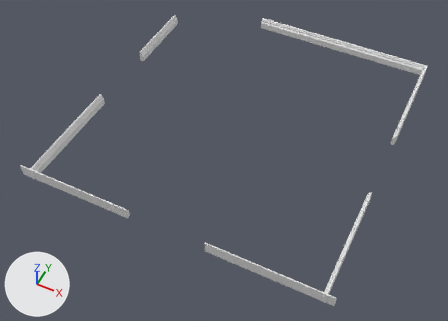
Before and after pictures for a commit that changed the FBX model Assets/Models/Environment/Kitchen/Layout/KitchenBaseBoard.fbx.
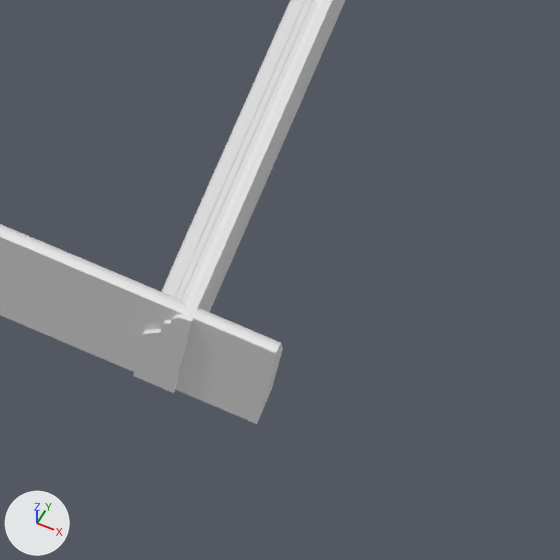
The first picture shows the older version from a 50 mm lens placed at (63.1, -66.4, 64.3), pointed at (36.1, -12.2, -3.3). The close-ups show the older and then the newer version on the part from 68% to 82% of the width and 81% to 100% of the height of that picture. Only the edits that show in the close-ups are written down. Every picture has the same lights, and +X, +Y and +Z are marked at lower left. Where no turn or scale is listed for an object, it has been applied to the vertices.

Before the edit, the objects in view are built like this:
```python
me_plane_090 = bpy.data.meshes.new('Plane.090')
me_plane_090.from_pydata(...)  # 320 vertices, 352 faces; spans x -0.5..0.0, y 0.8..17.5, z 0.0..1.7
# faces by material slot: [81, 95, 176]
me_plane_090.materials.append(mat_gradient)  # picture img_gradient_texture_palette_01_png
me_plane_090.materials.append(mat_lightorange)  # white #e7e7e7
me_plane_090.materials.append(mat_m_edgeline)  # white #e7e7e7
me_plane_094 = bpy.data.meshes.new('Plane.094')
me_plane_094.from_pydata(...)  # 320 vertices, 352 faces; spans x 0.8..17.5, y 0.0..0.5, z 0.0..1.7
# faces by material slot: [81, 95, 176]
me_plane_094.materials.append(mat_gradient)  # picture img_gradient_texture_palette_01_png
me_plane_094.materials.append(mat_lightorange)  # white #e7e7e7
me_plane_094.materials.append(mat_m_edgeline)  # white #e7e7e7
ob_walledge_002 = bpy.data.objects.new('WallEdge.002', me_plane_090)
ob_walledge_002.location = (57.64, -30.18, 0.02)
ob_walledge_007 = bpy.data.objects.new('WallEdge.007', me_plane_094)
ob_walledge_007.location = (41.16, -29.3, 0.02)
```
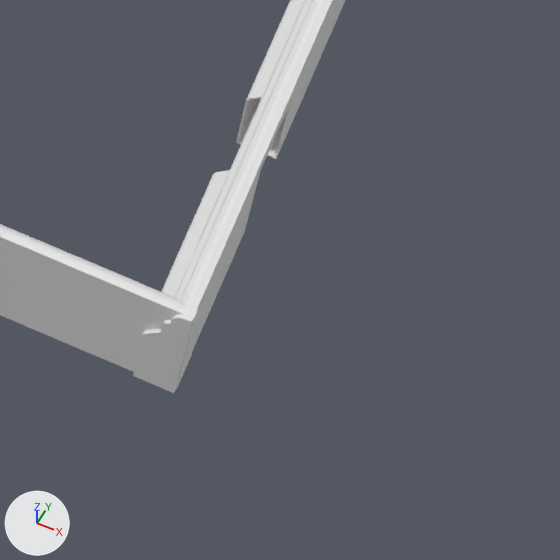
Where the newer file only moved an object's origin or applied its transform, the numbers keep the older frame.

Patch to the scene script:
```diff
--- a/Assets/Models/Environment/Kitchen/Layout/KitchenBaseBoard.fbx.py
+++ b/Assets/Models/Environment/Kitchen/Layout/KitchenBaseBoard.fbx.py
@@ me_plane_094 @@
 # used by ob_walledge_007; location = (41.16, -29.3, 0.02)
-me_plane_094.from_pydata(...)  # 320 vertices, 352 faces; spans x 0.8..17.5, y 0.0..0.5, z 0.0..1.7
+me_plane_094.from_pydata(...)  # 320 vertices, 352 faces; spans x 0.8..16.5, y 0.0..0.5, z 0.0..1.7
+# me_plane_094 part 2: all 44 vertices in x 17.5, y 0.0..0.5, z 0.0..1.7 are moved by (-1.0, 0.0, 0.0)
 me_plane_094.materials.append(mat_gradient)
@@ me_plane_090 @@
 # used by ob_walledge_002; location = (57.64, -30.18, 0.02)
-me_plane_090.from_pydata(...)  # 320 vertices, 352 faces; spans x -0.5..0.0, y 0.8..17.5, z 0.0..1.7
+me_plane_090.from_pydata(...)  # 376 vertices, 412 faces; spans x -0.5..0.0, y 0.8..17.5, z 0.0..1.7
+# me_plane_090 part 1: 56 vertices added at x -0.5..0.0, y 3.3..4.5, z 0.0..1.7
 me_plane_090.materials.append(mat_gradient)
```

Boxes [x1, y1, x2, y2] around the edits, measured in the close-ups (560 x 560 px; the box of a moved part takes in the faces that stretch with it):
'WallEdge.007', reshaped
    before: [0, 224, 283, 424]
    after: [0, 224, 202, 390]
part 1 of me_plane_090, added
    after: [185, 0, 345, 294]
part 2 of me_plane_094, moved or reshaped
    before: [176, 308, 283, 424]
    after: [176, 308, 202, 390]
